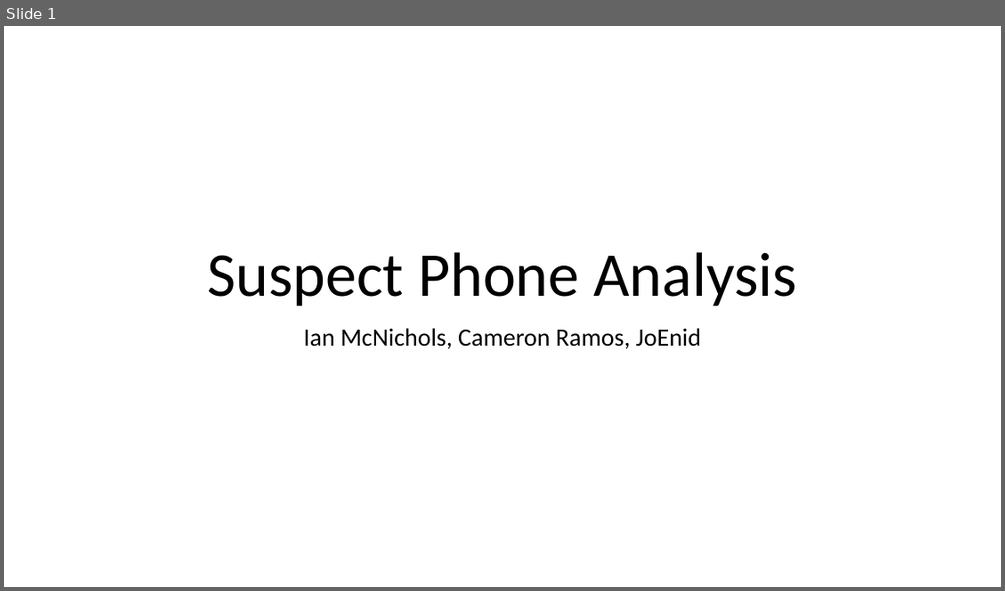
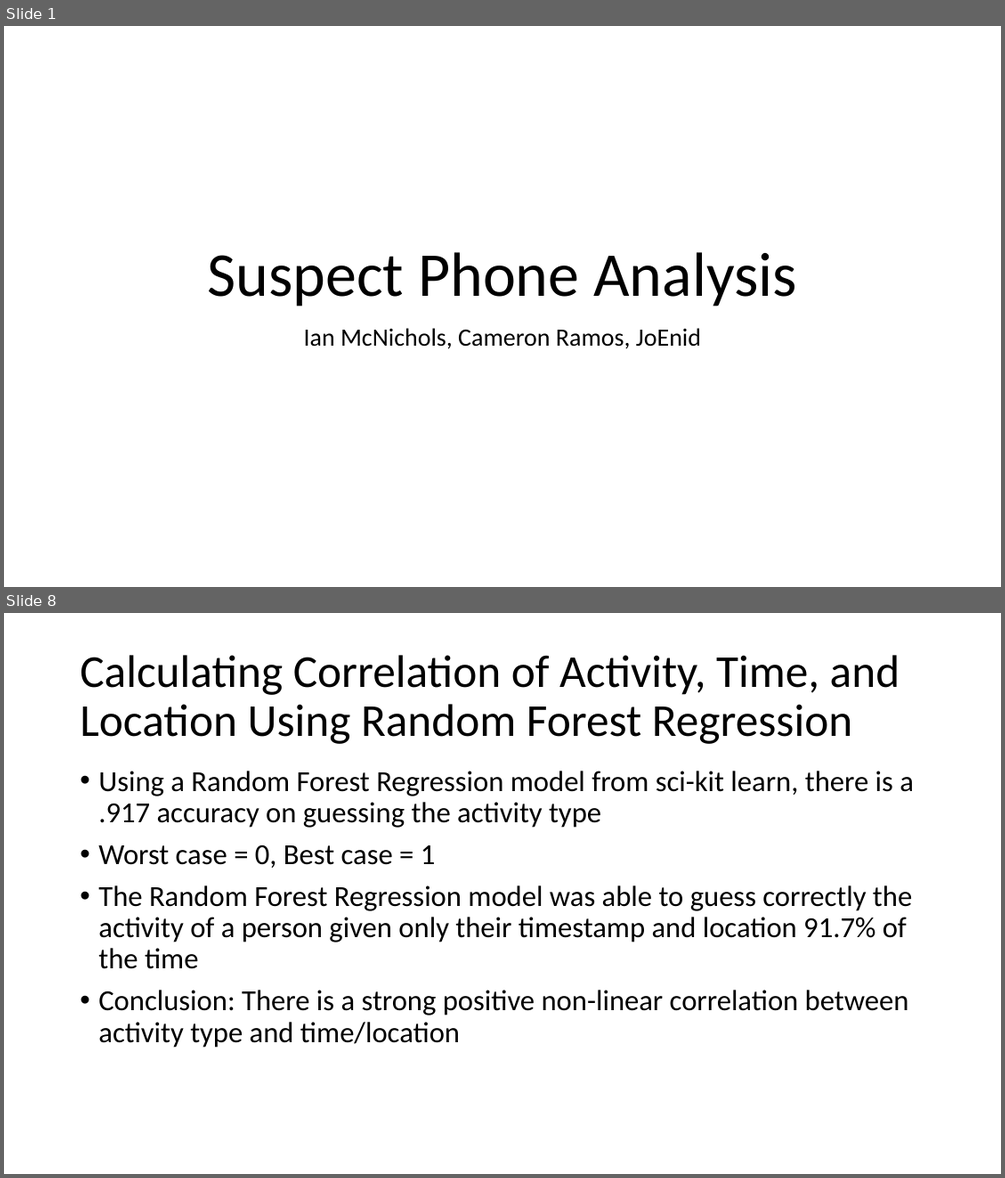
Before and after one commit to ian-mcnichols/CS_480, a slide deck: 480_HW1.pptx. Shown one above the other, each under a label of ours: slide 1 before the commit, slides 1 and 8 after it; the slides between them are not shown. The pictures are 1005x591 and 1005x1178 pixels, drawn with LibreOffice and Linux fonts; fonts in the diff are those of the drawing. Boxes give left, top, right and bottom in pixels: in the first picture for what was removed or moved away, otherwise in the second. Text is boxed around its words. In the diff, an @@ line names an element or a change of style, - is before the commit and + after.

```diff
--- a/480_HW1.pptx
+++ b/480_HW1.pptx
@@ slide 8 added at (4,613,1001,1174), background #FFFFFF @@
@@ title added at (80,655,899,744), 44 pt, text #000000 @@
+Calculating Correlation of Activity, Time, and Location Using Random Forest Regression
@@ text added at (98,771,914,1047), 28 pt, text #000000 @@
+• Using a Random Forest Regression model from sci-kit learn, there is a .917 accuracy on guessing the activity type
+• Worst case = 0, Best case = 1
+• The Random Forest Regression model was able to guess correctly the activity of a person given only their timestamp and location 91.7% of the time
+• Conclusion: There is a strong positive non-linear correlation between activity type and time/location
```
Also in this commit, not shown: 5 slides changed, 3 other slides added, 3 other files.
